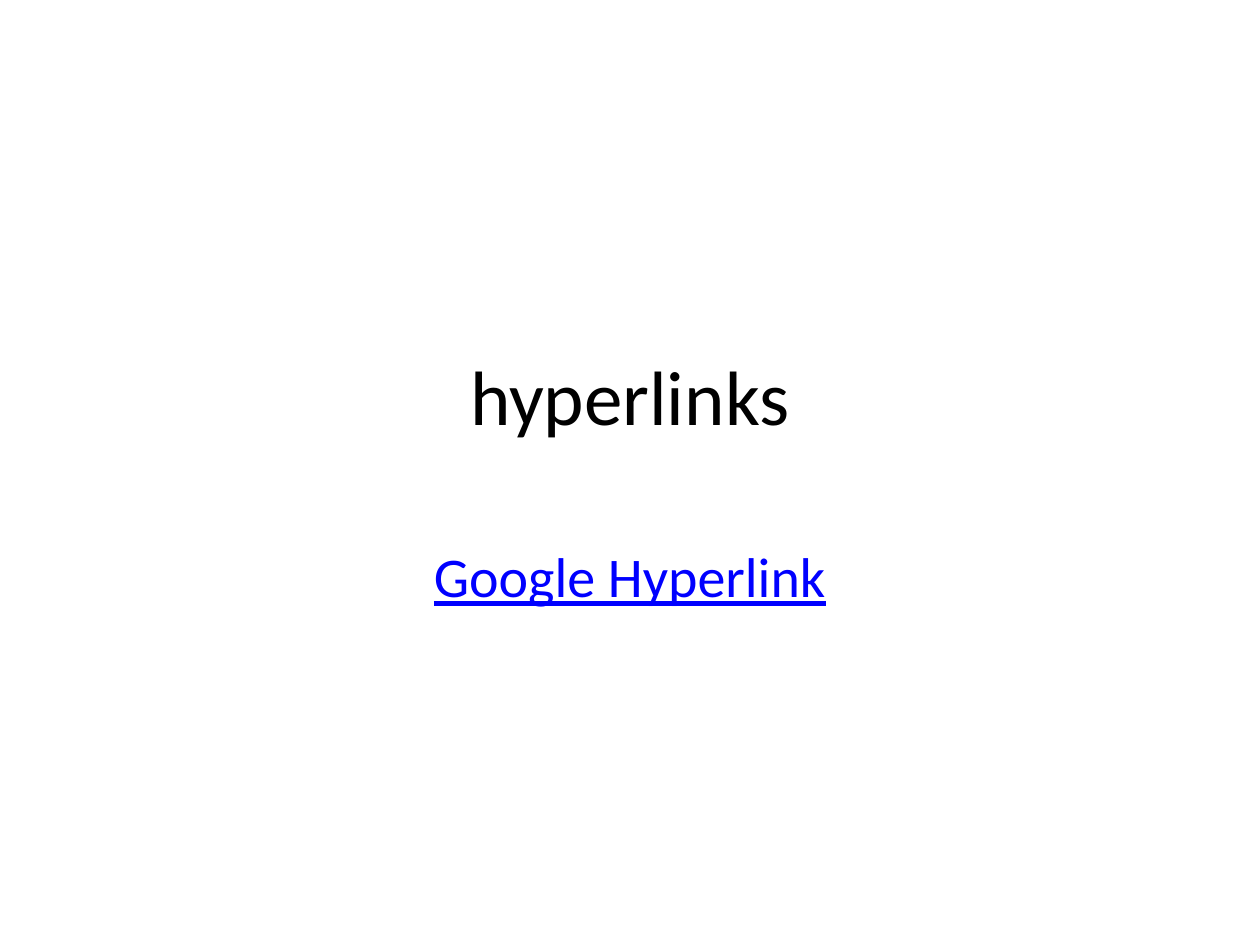
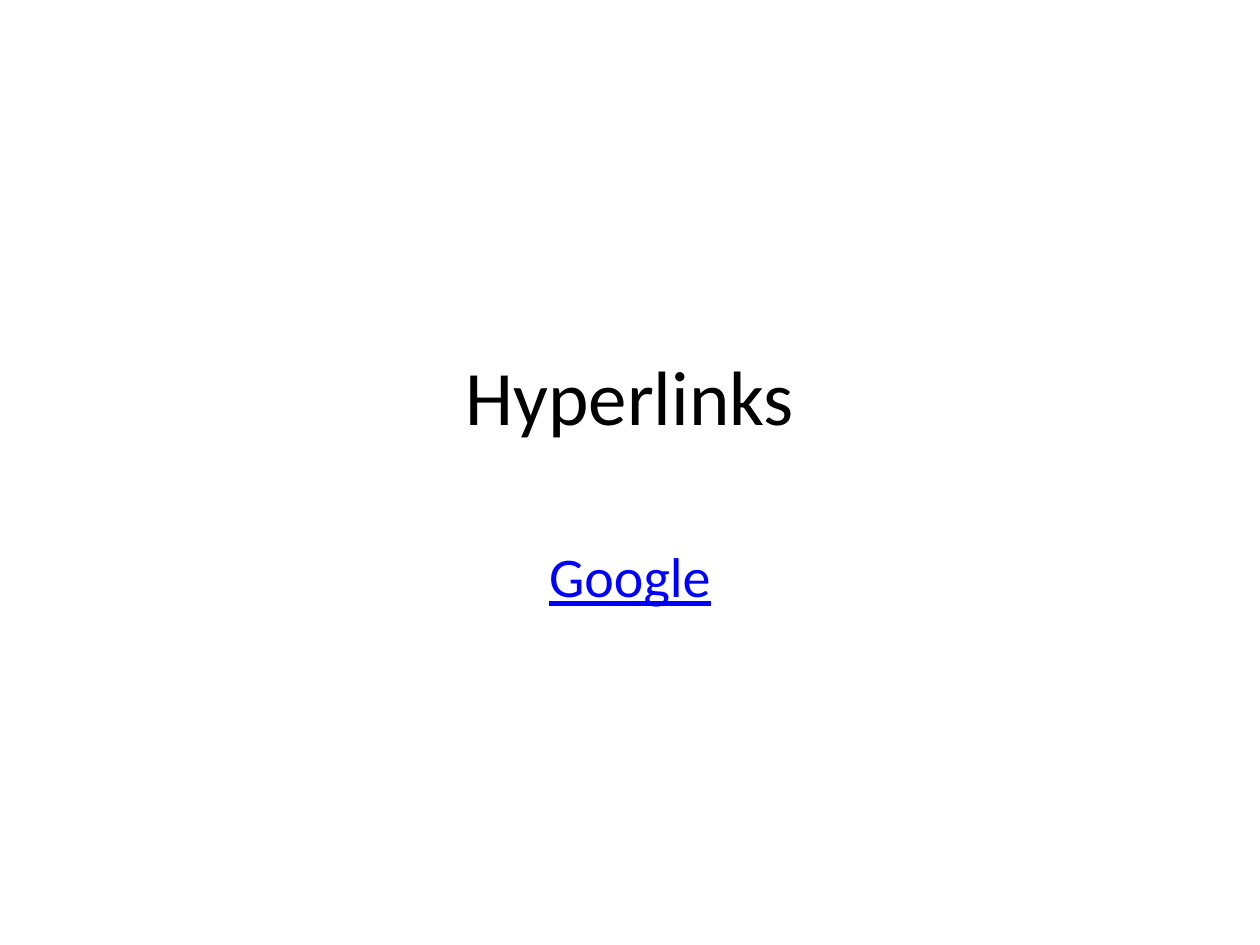
Before and after one commit to lcdlemos/EstagioNutes, a slide deck: slide 7 of Criação/newpresentation.pptx. Drawn at 1260x945 pixels with LibreOffice and Linux fonts; fonts in the diff are those of the drawing. Boxes give left, top, right and bottom in pixels: in the first picture for what was removed or moved away, otherwise in the second. Text is boxed around its words. In the diff, an @@ line names an element or a change of style, - is before the commit and + after.

```diff
--- a/Criação/newpresentation.pptx
+++ b/Criação/newpresentation.pptx
@@ title at <box>466,371,794,438</box>: text changed @@
-hyperlinks
+Hyperlinks
@@ subtitle at <box>549,558,710,607</box>: text changed @@
-Google Hyperlink
+Google
```
Also in this commit, not shown: 6 slides added, 6 slides removed, 11 other files.
